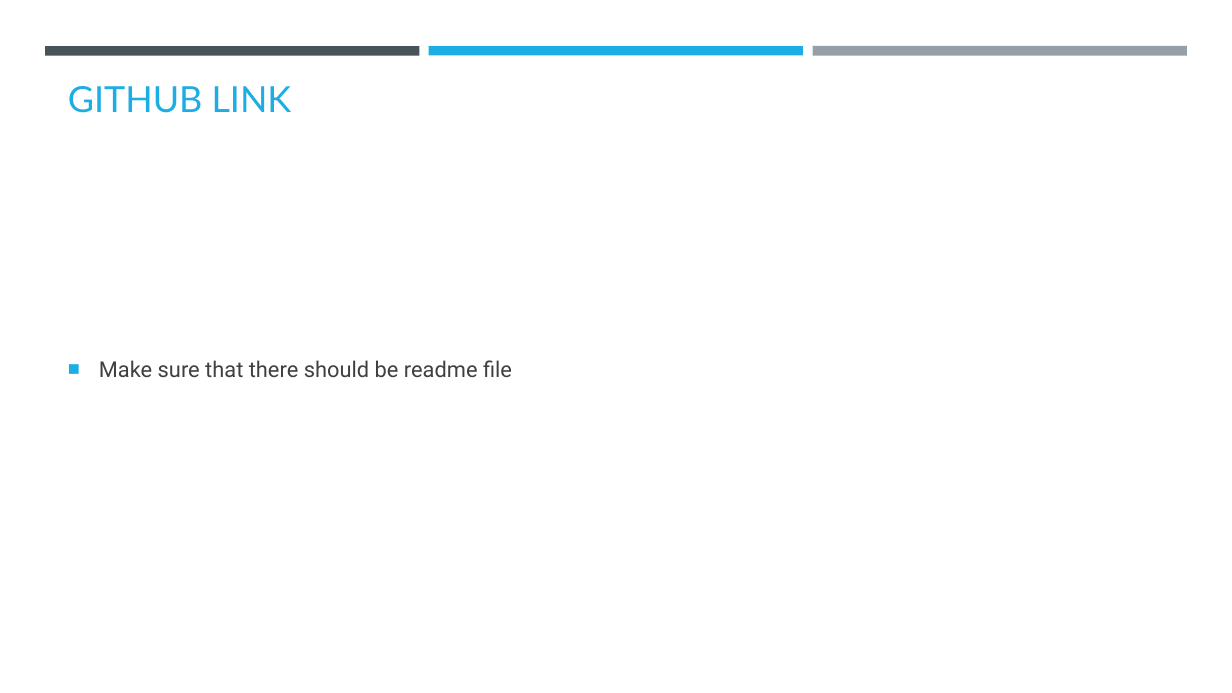
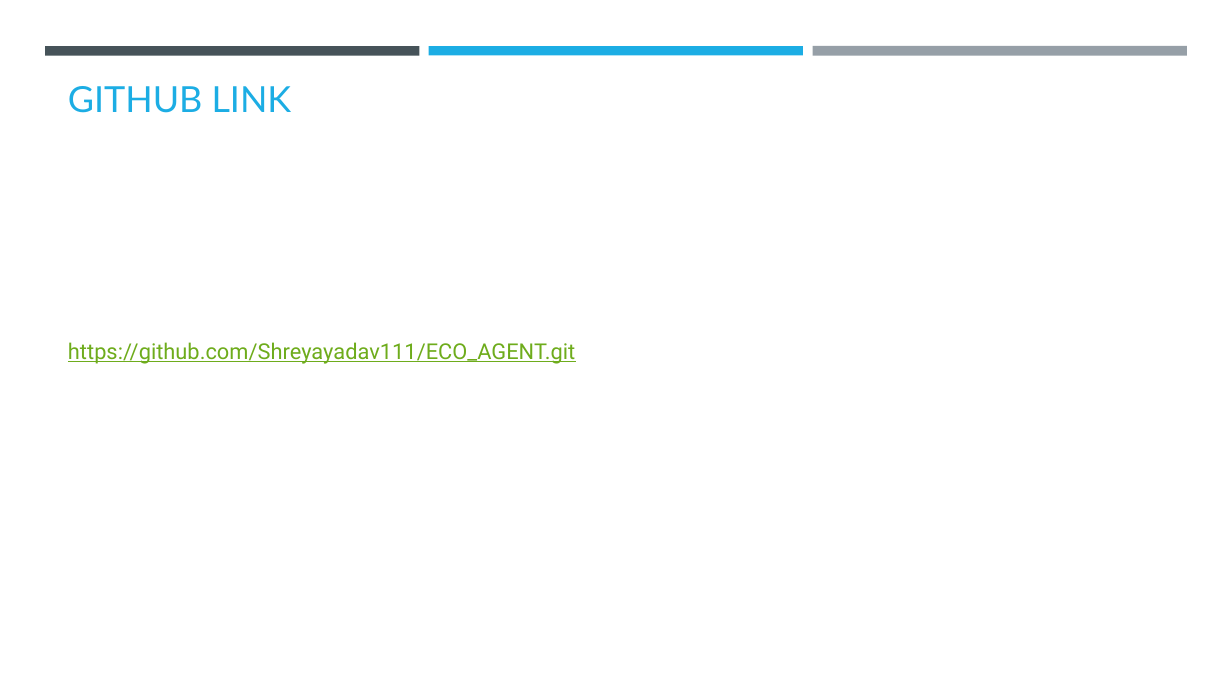
Before and after one commit to Shreyayadav111/ECO_AGENT, a slide deck: slide 13 of ECO_LIFESTYLE(SHREYA YADAV).pptx. Drawn at 1232x693 pixels with LibreOffice and Linux fonts; fonts in the diff are those of the drawing; background and template pictures are left out. Boxes give left, top, right and bottom in pixels: in the first picture for what was removed or moved away, otherwise in the second. Text is boxed around its words. In the diff, an @@ line names an element or a change of style, - is before the commit and + after.

```diff
--- a/ECO_LIFESTYLE(SHREYA YADAV).pptx
+++ b/ECO_LIFESTYLE(SHREYA YADAV).pptx
@@ text at (68, 342, 575, 364): text changed; text colour #404040 to #6EAC1C @@
-■ Make sure that there should be readme file
+https://github.com/Shreyayadav111/ECO_AGENT.git
```
Also in this commit, not shown: 8 other slides changed, 5 slides added, 5 slides removed, 1 other file.
